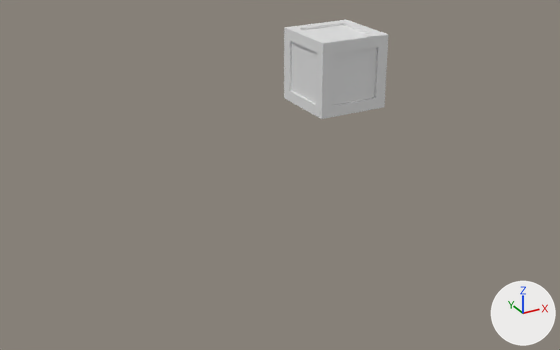
The FBX model Zombie Containment Game (Name in works)/Assets/Models/PowerUps/Box.fbx as it was, and as the next commit left it.
Rendered twice from a 50 mm lens placed at (-4.11, -10.57, 5.05), pointed at (2.38, 1.23, -0.85). Every picture has the same lights, and +X, +Y and +Z are marked at lower right. Where no turn or scale is listed for an object, it has been applied to the vertices.

The first picture shows 'Box_Green'.
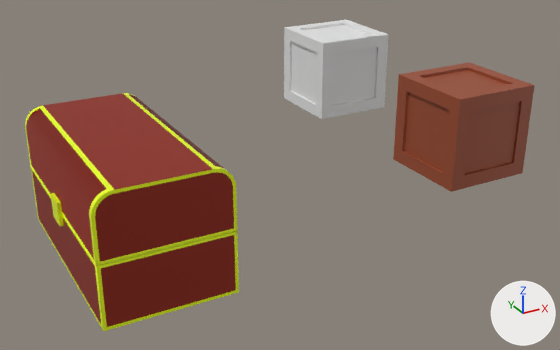
Pixel boxes (x1, y1, x2, y2) of what changed, in the pictures (560 x 350 px):
```json
{"object": "chest", "change": "added", "after": [25, 93, 239, 331], "faces in mat_material_001 (brown #8d1e00)": [26, 93, 236, 327], "faces in mat_material (yellow #eaff00)": [25, 93, 239, 331]}
{"object": "Box_Brown", "change": "added", "after": [393, 62, 534, 192], "on screen": "brown"}
```

Edits to the scene script, one JSON object a line:
```json
{"op": "add", "block": "mat_material", "code": ["mat_material = principled_material('Material')", "mat_material.base_color = (0.824, 1.0, 0.0)  # yellow #eaff00", "mat_material.roughness = 0.4"]}
{"op": "add", "block": "mat_material_001", "code": ["mat_material_001 = principled_material('Material.001')", "mat_material_001.base_color = (0.267, 0.0132, 0.0)  # brown #8d1e00"]}
{"op": "add", "block": "mat_wood", "code": ["mat_wood = principled_material('Wood')", "mat_wood.base_color = (0.319, 0.0688, 0.0258)  # brown #994a2d"]}
{"op": "add", "block": "me_cube", "code": ["me_cube = bpy.data.meshes.new('Cube')", "me_cube.from_pydata(...)  # 148 vertices, 120 faces; spans x -2.06..0.0, y -1.88..1.88, z -1.0..1.0", "# faces by material slot: [110, 10]", "me_cube.materials.append(mat_material)  # yellow #eaff00", "me_cube.materials.append(mat_material_001)  # brown #8d1e00"]}
{"op": "add", "block": "me_cube_001", "code": ["me_cube_001 = bpy.data.meshes.new('Cube.001')", "me_cube_001.from_pydata(...)  # 56 vertices, 60 faces; spans x -0.87..0.87, y -0.87..0.87, z -0.87..0.87", "me_cube_001.materials.append(mat_wood)  # brown #994a2d"]}
{"op": "add", "block": "ob_chest", "code": ["ob_chest = bpy.data.objects.new('chest', me_cube)", "ob_chest.location = (0.0, 0.0, 0.0)"]}
{"op": "add", "block": "ob_box_brown", "code": ["ob_box_brown = bpy.data.objects.new('Box_Brown', me_cube_001)", "ob_box_brown.location = (5.64, 0.0, 0.0)"]}
```
